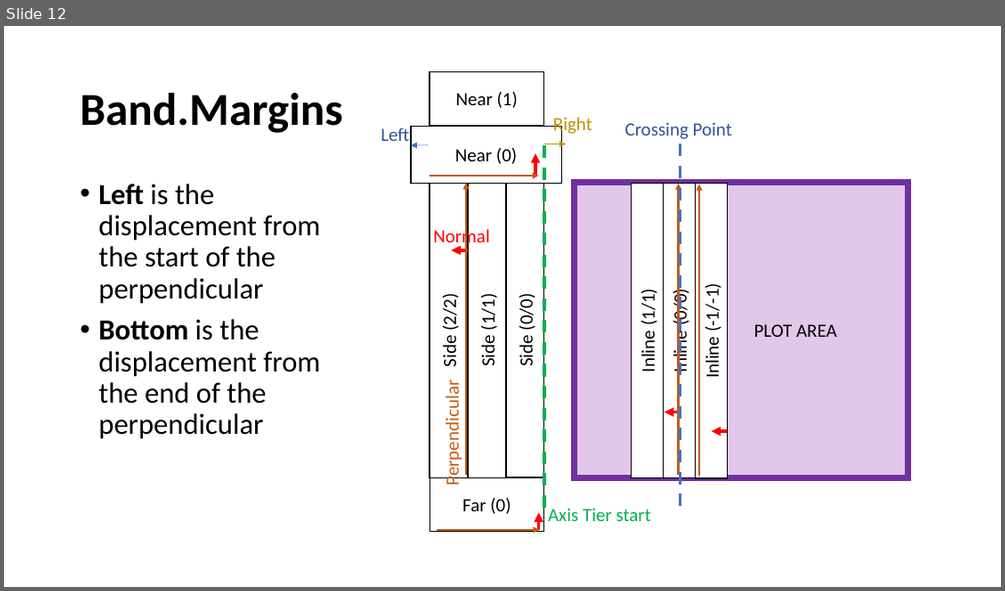
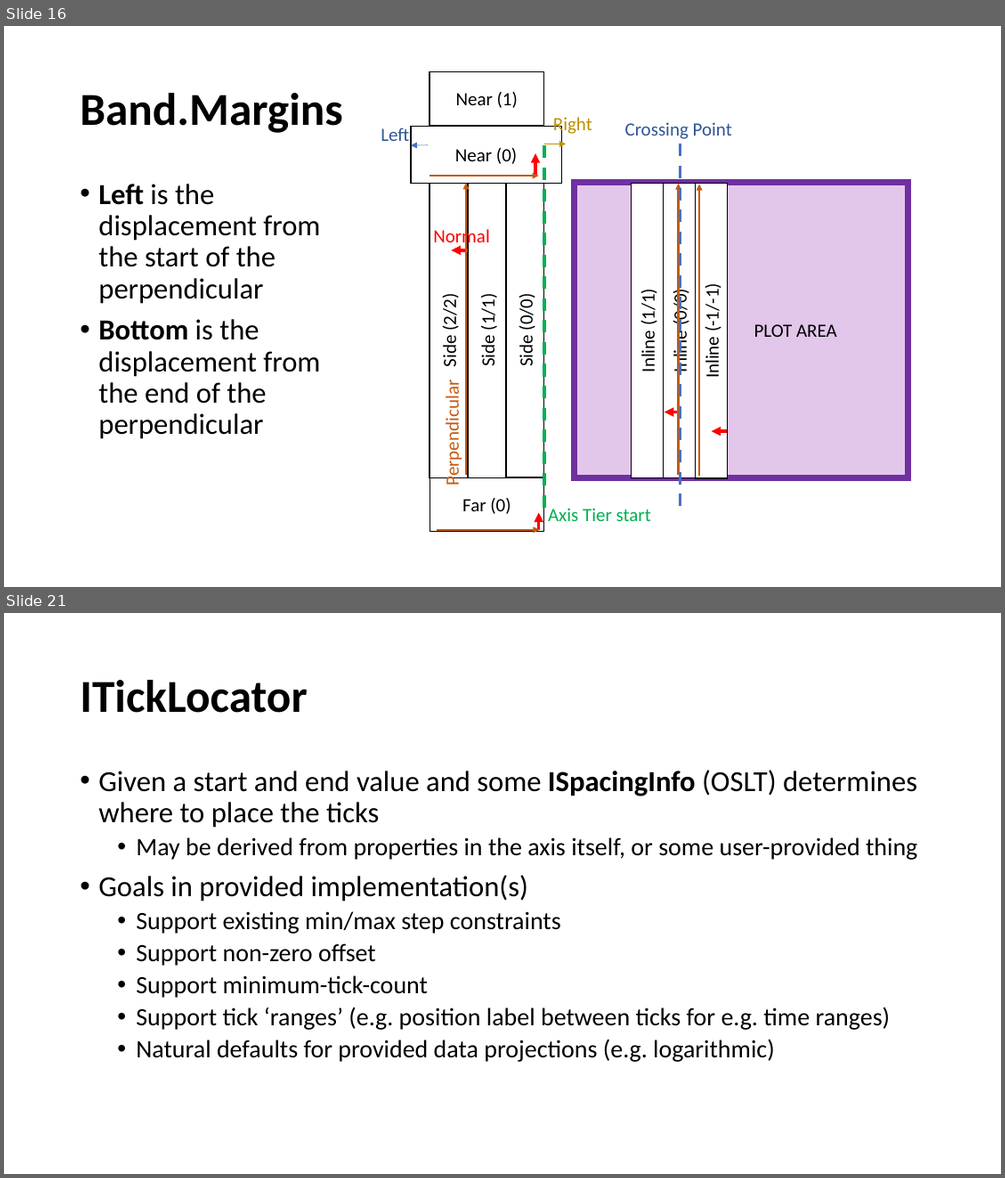
Before and after one commit to VisualMelon/oxyplot, a slide deck: Source/OxyPlot/Axes/ComposableAxis/Composable Axis.pptx. Shown one above the other, each under a label of ours: slide 12 before the commit, slides 16 and 21 after it; the slides between them are not shown. The pictures are 1005x591 and 1005x1178 pixels, drawn with LibreOffice and Linux fonts; fonts in the diff are those of the drawing. Boxes give left, top, right and bottom in pixels: in the first picture for what was removed or moved away, otherwise in the second. Text is boxed around its words. In the diff, an @@ line names an element or a change of style, - is before the commit and + after.

```diff
--- a/Source/OxyPlot/Axes/ComposableAxis/Composable Axis.pptx
+++ b/Source/OxyPlot/Axes/ComposableAxis/Composable Axis.pptx
@@ slide 21 added at box(4, 613, 1001, 1174), background #FFFFFF @@
@@ title added at box(80, 680, 307, 713), 44 pt, text #000000, bold @@
+ITickLocator
@@ text added at box(98, 770, 917, 1062), 24 pt, text #000000 @@
+• Given a start and end value and some ISpacingInfo (OSLT) determines where to place the ticks
+  • May be derived from properties in the axis itself, or some user-provided thing
+• Goals in provided implementation(s)
+  • Support existing min/max step constraints
+  • Support non-zero offset
+  • Support minimum-tick-count
+  • Support tick ‘ranges’ (e.g. position label between ticks for e.g. time ranges)
+  • Natural defaults for provided data projections (e.g. logarithmic)
@@ what was slide 12 is now slide 16 @@
```
Also in this commit, not shown: 7 slides changed, 7 other slides added.
